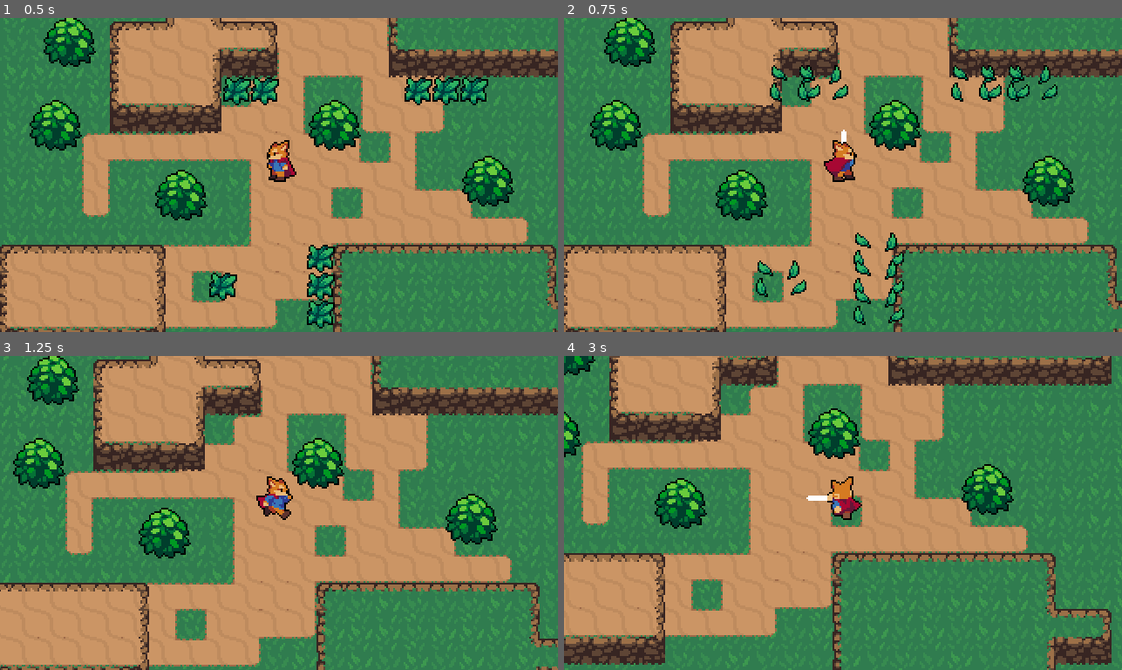
Above: before the commit, frames 1-4 (two rows, left to right).
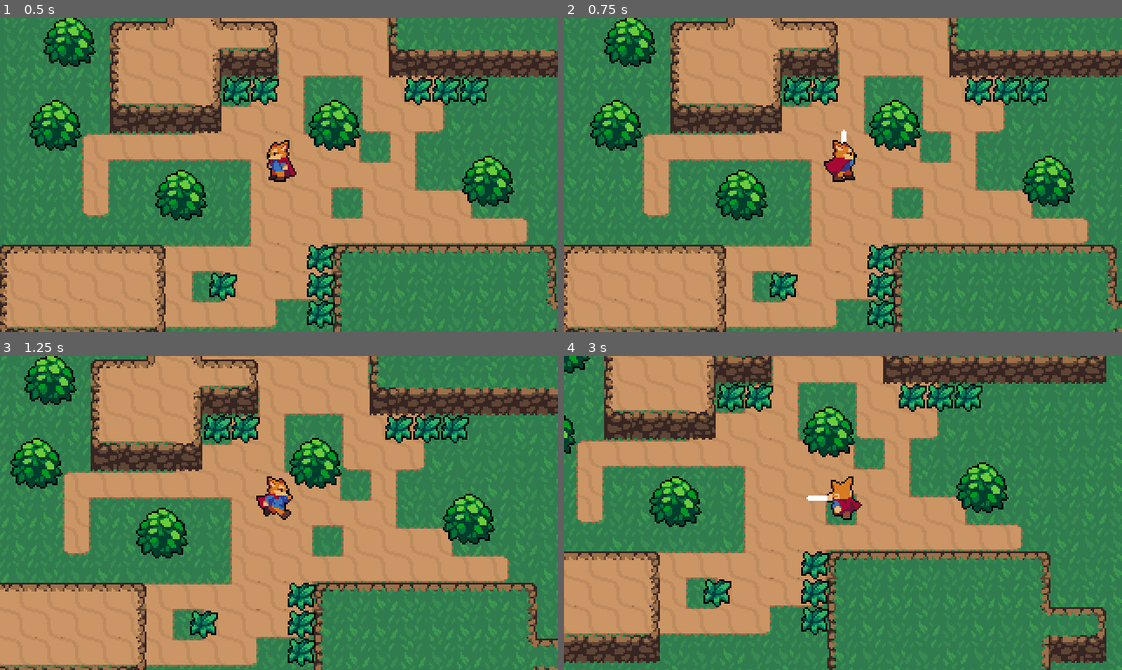
Above: after the commit, the same moments.

Repository: almirpask/Action-RPG
Game: Godot game, scene res://World.tscn
Two runs of this game, one before a commit and one after it. Both use one fixed random seed, a clock stepped at 60 frames per second and the inputs below.
Inputs:
- Up to frame 1 (0.5 s): no input
- Up to frame 2 (0.75 s): tap Enter at 0.5 s; hold Right (ui_right) from 0.53 s (still down); tap Space (attack) at 0.6 s
- Up to frame 3 (1.25 s): keep holding Right (ui_right)
- Up to frame 4 (3 s): release Right (ui_right) at 1.28 s; hold Down (ui_down) 1.28-2.03 s; tap Space (attack) at 1.35, 2.1, 2.85 s; hold Right (ui_right) 2.03-2.78 s; hold Up (ui_up) from 2.78 s (still down)

Frame 1 is identical in both runs. In frame 2, 4.7% of the frame differs, in the area x 34-89%, y 15-99%; in frame 3, 17%; in frame 4, 25%, in the area x 0-100%, y 0-100%.

Commit message:
Add efficiently hitboxes using layers

Diff:
--- /dev/null
+++ b/Ovarlap/Hitbox.tscn
@@ -0,0 +1,7 @@
+[gd_scene format=2]
+
+[node name="Hitbox" type="Area2D"]
+collision_layer = 0
+collision_mask = 0
+
+[node name="CollisionShape2D" type="CollisionShape2D" parent="."]
--- /dev/null
+++ b/Ovarlap/Hurtbox.tscn
@@ -0,0 +1,7 @@
+[gd_scene format=2]
+
+[node name="Hurtbox" type="Area2D"]
+collision_layer = 0
+collision_mask = 0
+
+[node name="CollisionShape2D" type="CollisionShape2D" parent="."]
--- a/Player/Player.gd
+++ b/Player/Player.gd
@@ -22,7 +22,7 @@
 func _ready() -> void:
 	animationTree.active = true;
 
-func _process(delta: float) -> void:
+func _physics_process(delta: float) -> void:
 	match state:
 		MOVE:
 			move_state(delta)
--- a/Player/Player.tscn
+++ b/Player/Player.tscn
@@ -1,7 +1,8 @@
-[gd_scene load_steps=37 format=2]
+[gd_scene load_steps=39 format=2]
 
 [ext_resource path="res://Player/Player.png" type="Texture" id=1]
 [ext_resource path="res://Player/Player.gd" type="Script" id=2]
+[ext_resource path="res://Ovarlap/Hitbox.tscn" type="PackedScene" id=3]
 
 [sub_resource type="CapsuleShape2D" id=1]
 radius = 4.0
@@ -36,6 +37,30 @@
 "method": "attack_animation_finished"
 } ]
 }
+tracks/2/type = "value"
+tracks/2/path = NodePath("HitboxPivot:rotation_degrees")
+tracks/2/interp = 1
+tracks/2/loop_wrap = true
+tracks/2/imported = false
+tracks/2/enabled = true
+tracks/2/keys = {
+"times": PoolRealArray( 0 ),
+"transitions": PoolRealArray( 1 ),
+"update": 0,
+"values": [ 90.0 ]
+}
+tracks/3/type = "value"
+tracks/3/path = NodePath("HitboxPivot/SwordHitBox/CollisionShape2D:disabled")
+tracks/3/interp = 1
+tracks/3/loop_wrap = true
+tracks/3/imported = false
+tracks/3/enabled = true
+tracks/3/keys = {
+"times": PoolRealArray( 0.1, 0.3 ),
+"transitions": PoolRealArray( 1, 1 ),
+"update": 1,
+"values": [ false, true ]
+}
 
 [sub_resource type="Animation" id=3]
 resource_name = "AttackLeft"
@@ -66,6 +91,30 @@
 "method": "attack_animation_finished"
 } ]
 }
+tracks/2/type = "value"
+tracks/2/path = NodePath("HitboxPivot:rotation_degrees")
+tracks/2/interp = 1
+tracks/2/loop_wrap = true
+tracks/2/imported = false
+tracks/2/enabled = true
+tracks/2/keys = {
+"times": PoolRealArray( 0 ),
+"transitions": PoolRealArray( 1 ),
+"update": 0,
+"values": [ 180.0 ]
+}
+tracks/3/type = "value"
+tracks/3/path = NodePath("HitboxPivot/SwordHitBox/CollisionShape2D:disabled")
+tracks/3/interp = 1
+tracks/3/loop_wrap = true
+tracks/3/imported = false
+tracks/3/enabled = true
+tracks/3/keys = {
+"times": PoolRealArray( 0.1, 0.3 ),
+"transitions": PoolRealArray( 1, 1 ),
+"update": 1,
+"values": [ false, true ]
+}
 
 [sub_resource type="Animation" id=4]
 resource_name = "AttackRight"
@@ -96,6 +145,30 @@
 "method": "attack_animation_finished"
 } ]
 }
+tracks/2/type = "value"
+tracks/2/path = NodePath("HitboxPivot:rotation_degrees")
+tracks/2/interp = 1
+tracks/2/loop_wrap = true
+tracks/2/imported = false
+tracks/2/enabled = true
+tracks/2/keys = {
+"times": PoolRealArray( 0 ),
+"transitions": PoolRealArray( 1 ),
+"update": 0,
+"values": [ 0.0 ]
+}
+tracks/3/type = "value"
+tracks/3/path = NodePath("HitboxPivot/SwordHitBox/CollisionShape2D:disabled")
+tracks/3/interp = 1
+tracks/3/loop_wrap = true
+tracks/3/imported = false
+tracks/3/enabled = true
+tracks/3/keys = {
+"times": PoolRealArray( 0.1, 0.3 ),
+"transitions": PoolRealArray( 1, 1 ),
+"update": 1,
+"values": [ false, true ]
+}
 
 [sub_resource type="Animation" id=5]
 resource_name = "AttackUp"
@@ -126,6 +199,30 @@
 "method": "attack_animation_finished"
 } ]
 }
+tracks/2/type = "value"
+tracks/2/path = NodePath("HitboxPivot:rotation_degrees")
+tracks/2/interp = 1
+tracks/2/loop_wrap = true
+tracks/2/imported = false
+tracks/2/enabled = true
+tracks/2/keys = {
+"times": PoolRealArray( 0 ),
+"transitions": PoolRealArray( 1 ),
+"update": 0,
+"values": [ -90.0 ]
+}
+tracks/3/type = "value"
+tracks/3/path = NodePath("HitboxPivot/SwordHitBox/CollisionShape2D:disabled")
+tracks/3/interp = 1
+tracks/3/loop_wrap = true
+tracks/3/imported = false
+tracks/3/enabled = true
+tracks/3/keys = {
+"times": PoolRealArray( 0.1, 0.3 ),
+"transitions": PoolRealArray( 1, 1 ),
+"update": 1,
+"values": [ false, true ]
+}
 
 [sub_resource type="Animation" id=6]
 length = 0.1
@@ -255,108 +352,112 @@
 "values": [ 6, 7, 8, 9, 10, 11 ]
 }
 
-[sub_resource type="AnimationNodeAnimation" id=28]
+[sub_resource type="AnimationNodeAnimation" id=14]
 animation = "AttackLeft"
 
-[sub_resource type="AnimationNodeAnimation" id=29]
+[sub_resource type="AnimationNodeAnimation" id=15]
 animation = "AttackDown"
 
-[sub_resource type="AnimationNodeAnimation" id=30]
+[sub_resource type="AnimationNodeAnimation" id=16]
 animation = "AttackRight"
 
-[sub_resource type="AnimationNodeAnimation" id=31]
+[sub_resource type="AnimationNodeAnimation" id=17]
 animation = "AttackUp"
 
-[sub_resource type="AnimationNodeBlendSpace2D" id=32]
-blend_point_0/node = SubResource( 28 )
+[sub_resource type="AnimationNodeBlendSpace2D" id=18]
+blend_point_0/node = SubResource( 14 )
 blend_point_0/pos = Vector2( -1, 0 )
-blend_point_1/node = SubResource( 29 )
+blend_point_1/node = SubResource( 15 )
 blend_point_1/pos = Vector2( 0, 1.1 )
-blend_point_2/node = SubResource( 30 )
+blend_point_2/node = SubResource( 16 )
 blend_point_2/pos = Vector2( 1, 0 )
-blend_point_3/node = SubResource( 31 )
+blend_point_3/node = SubResource( 17 )
 blend_point_3/pos = Vector2( 0, -1.1 )
 min_space = Vector2( -1, -1.1 )
 max_space = Vector2( 1, 1.1 )
 blend_mode = 1
 
-[sub_resource type="AnimationNodeAnimation" id=14]
+[sub_resource type="AnimationNodeAnimation" id=19]
 animation = "IdleLeft"
 
-[sub_resource type="AnimationNodeAnimation" id=15]
+[sub_resource type="AnimationNodeAnimation" id=20]
 animation = "IdleDown"
 
-[sub_resource type="AnimationNodeAnimation" id=16]
+[sub_resource type="AnimationNodeAnimation" id=21]
 animation = "IdleRight"
 
-[sub_resource type="AnimationNodeAnimation" id=17]
+[sub_resource type="AnimationNodeAnimation" id=22]
 animation = "IdleUp"
-
-[sub_resource type="AnimationNodeBlendSpace2D" id=18]
-blend_point_0/node = SubResource( 14 )
-blend_point_0/pos = Vector2( -1, 0 )
-blend_point_1/node = SubResource( 15 )
-blend_point_1/pos = Vector2( 0, 1 )
-blend_point_2/node = SubResource( 16 )
-blend_point_2/pos = Vector2( 1, 0 )
-blend_point_3/node = SubResource( 17 )
-blend_point_3/pos = Vector2( 0, -1 )
-blend_mode = 1
-
-[sub_resource type="AnimationNodeAnimation" id=19]
-animation = "RunLeft"
-
-[sub_resource type="AnimationNodeAnimation" id=20]
-animation = "RunDown"
-
-[sub_resource type="AnimationNodeAnimation" id=21]
-animation = "RunRight"
-
-[sub_resource type="AnimationNodeAnimation" id=22]
-animation = "RunUp"
 
 [sub_resource type="AnimationNodeBlendSpace2D" id=23]
 blend_point_0/node = SubResource( 19 )
 blend_point_0/pos = Vector2( -1, 0 )
 blend_point_1/node = SubResource( 20 )
-blend_point_1/pos = Vector2( 0, 1.1 )
+blend_point_1/pos = Vector2( 0, 1 )
 blend_point_2/node = SubResource( 21 )
 blend_point_2/pos = Vector2( 1, 0 )
 blend_point_3/node = SubResource( 22 )
+blend_point_3/pos = Vector2( 0, -1 )
+blend_mode = 1
+
+[sub_resource type="AnimationNodeAnimation" id=24]
+animation = "RunLeft"
+
+[sub_resource type="AnimationNodeAnimation" id=25]
+animation = "RunDown"
+
+[sub_resource type="AnimationNodeAnimation" id=26]
+animation = "RunRight"
+
+[sub_resource type="AnimationNodeAnimation" id=27]
+animation = "RunUp"
+
+[sub_resource type="AnimationNodeBlendSpace2D" id=28]
+blend_point_0/node = SubResource( 24 )
+blend_point_0/pos = Vector2( -1, 0 )
+blend_point_1/node = SubResource( 25 )
+blend_point_1/pos = Vector2( 0, 1.1 )
+blend_point_2/node = SubResource( 26 )
+blend_point_2/pos = Vector2( 1, 0 )
+blend_point_3/node = SubResource( 27 )
 blend_point_3/pos = Vector2( 0, -1.1 )
 min_space = Vector2( -1, -1.1 )
 max_space = Vector2( 1, 1.1 )
 blend_mode = 1
 
-[sub_resource type="AnimationNodeStateMachineTransition" id=24]
-
-[sub_resource type="AnimationNodeStateMachineTransition" id=25]
-
-[sub_resource type="AnimationNodeStateMachineTransition" id=33]
-
-[sub_resource type="AnimationNodeStateMachineTransition" id=34]
-
-[sub_resource type="AnimationNodeStateMachine" id=26]
-states/Attack/node = SubResource( 32 )
+[sub_resource type="AnimationNodeStateMachineTransition" id=29]
+
+[sub_resource type="AnimationNodeStateMachineTransition" id=30]
+
+[sub_resource type="AnimationNodeStateMachineTransition" id=31]
+
+[sub_resource type="AnimationNodeStateMachineTransition" id=32]
+
+[sub_resource type="AnimationNodeStateMachine" id=33]
+states/Attack/node = SubResource( 18 )
 states/Attack/position = Vector2( 184, 166 )
-states/Idle/node = SubResource( 18 )
+states/Idle/node = SubResource( 23 )
 states/Idle/position = Vector2( 176, 85 )
-states/Run/node = SubResource( 23 )
+states/Run/node = SubResource( 28 )
 states/Run/position = Vector2( 339, 85 )
-transitions = [ "Idle", "Run", SubResource( 24 ), "Run", "Idle", SubResource( 25 ), "Idle", "Attack", SubResource( 33 ), "Attack", "Idle", SubResource( 34 ) ]
+transitions = [ "Idle", "Run", SubResource( 29 ), "Run", "Idle", SubResource( 30 ), "Idle", "Attack", SubResource( 31 ), "Attack", "Idle", SubResource( 32 ) ]
 start_node = "Idle"
 graph_offset = Vector2( 0, 31.1518 )
 
-[sub_resource type="AnimationNodeStateMachinePlayback" id=27]
+[sub_resource type="AnimationNodeStateMachinePlayback" id=34]
+
+[sub_resource type="CapsuleShape2D" id=35]
+height = 12.0
 
 [node name="Player" type="KinematicBody2D"]
+collision_layer = 2
 script = ExtResource( 2 )
 
 [node name="Sprite" type="Sprite" parent="."]
 position = Vector2( 0, -9 )
 texture = ExtResource( 1 )
 hframes = 60
-frame = 12
+frame = 31
 
 [node name="CollisionShape2D" type="CollisionShape2D" parent="."]
 rotation = -1.5708
@@ -377,13 +478,26 @@
 anims/RunUp = SubResource( 13 )
 
 [node name="AnimationTree" type="AnimationTree" parent="."]
-tree_root = SubResource( 26 )
+tree_root = SubResource( 33 )
 anim_player = NodePath("../AnimationPlayer")
-active = true
-parameters/playback = SubResource( 27 )
+parameters/playback = SubResource( 34 )
 parameters/Attack/blend_position = Vector2( 0.329238, -0.10431 )
 parameters/Idle/blend_position = Vector2( 0, 0 )
 parameters/Run/blend_position = Vector2( 0, 0 )
 
 [node name="Camera2D" type="Camera2D" parent="."]
 current = true
+
+[node name="HitboxPivot" type="Position2D" parent="."]
+position = Vector2( 0, -4 )
+rotation = -1.5708
+
+[node name="SwordHitBox" parent="HitboxPivot" instance=ExtResource( 3 )]
+position = Vector2( 15, 0 )
+collision_mask = 8
+
+[node name="CollisionShape2D" parent="HitboxPivot/SwordHitBox" index="0"]
+shape = SubResource( 35 )
+disabled = true
+
+[editable path="HitboxPivot/SwordHitBox"]
--- a/World.tscn
+++ b/World.tscn
@@ -554,6 +554,7 @@
 [node name="DirthCliffTtileMap" type="TileMap" parent="."]
 tile_set = SubResource( 56 )
 cell_size = Vector2( 32, 32 )
+collision_mask = 0
 format = 1
 tile_data = PoolIntArray( -65533, 0, 3, -65529, 0, 0, -65528, 0, 1, -65527, 0, 1, -65526, 0, 2, 2, 0, 0, 3, 0, 131082,  …(430 unchanged characters)…
 
--- a/World/Grass.gd
+++ b/World/Grass.gd
@@ -1,10 +1,13 @@
 extends Node2D
 
-func _process(delta):
-	if Input.is_action_just_pressed("attack"):
-		var GrassEffect : PackedScene = load("res://Effects/GrassEffect.tscn")
-		var grassEffect = GrassEffect.instance()
-		var world = get_tree().current_scene
-		grassEffect.global_position = global_position
-		world.add_child(grassEffect)
-		queue_free()
+func create_grass_effect():
+	var GrassEffect : PackedScene = load("res://Effects/GrassEffect.tscn")
+	var grassEffect = GrassEffect.instance()
+	var world = get_tree().current_scene
+	grassEffect.global_position = global_position
+	world.add_child(grassEffect)
+	queue_free()
+
+
+func _on_Hurtbox_area_entered(area: Area2D) -> void:
+	create_grass_effect()
--- a/World/Grass.tscn
+++ b/World/Grass.tscn
@@ -1,7 +1,11 @@
-[gd_scene load_steps=3 format=2]
+[gd_scene load_steps=5 format=2]
 
 [ext_resource path="res://World/Grass.png" type="Texture" id=1]
 [ext_resource path="res://World/Grass.gd" type="Script" id=2]
+[ext_resource path="res://Ovarlap/Hurtbox.tscn" type="PackedScene" id=3]
+
+[sub_resource type="RectangleShape2D" id=1]
+extents = Vector2( 7.06825, 6.71852 )
 
 [node name="Grass" type="Node2D"]
 script = ExtResource( 2 )
@@ -10,3 +14,13 @@
 texture = ExtResource( 1 )
 centered = false
 offset = Vector2( -8, -8 )
+
+[node name="Hurtbox" parent="." instance=ExtResource( 3 )]
+collision_layer = 8
+
+[node name="CollisionShape2D" parent="Hurtbox" index="0"]
+position = Vector2( 7.96254, 7.86175 )
+shape = SubResource( 1 )
+[connection signal="area_entered" from="Hurtbox" to="." method="_on_Hurtbox_area_entered"]
+
+[editable path="Hurtbox"]
--- a/project.godot
+++ b/project.godot
@@ -60,6 +60,13 @@
  ]
 }
 
+[layer_names]
+
+2d_physics/layer_1="World"
+2d_physics/layer_2="Player"
+2d_physics/layer_3="PlayerHurtbox"
+2d_physics/layer_4="EnemyHurtbox"
+
 [rendering]
 
 environment/default_environment="res://default_env.tres"
